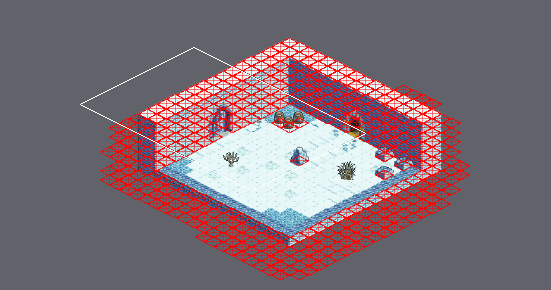
A Tiled map gets an edit: Final_Fantasy_Mystery_World/Game/assets/maps/Quest1_Enter.tmx. Above: a wide view before the commit, with the close-up outlined.
Close-up. Old version:
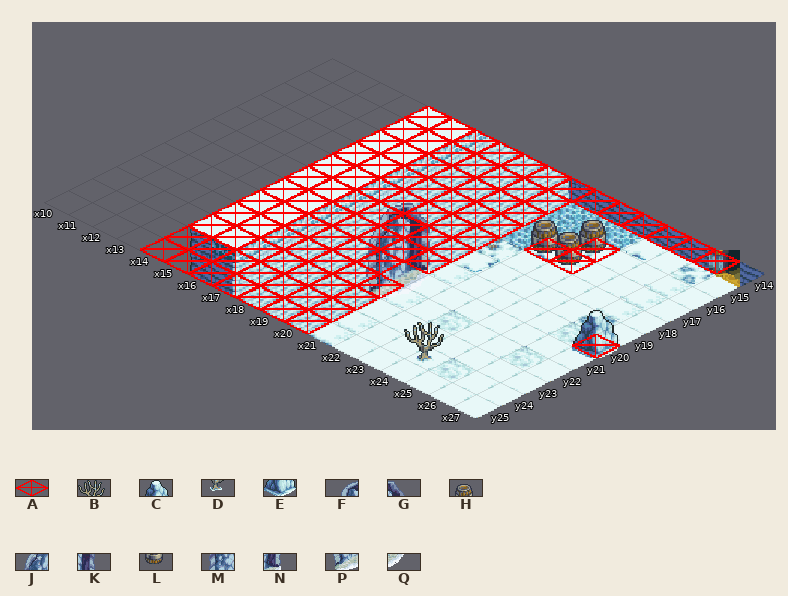
Cells are 32x16 px. Isometric: x runs down to the right, y down to the left. Shown: x 10..27, y 14..25. The commit also changed other parts of the map, which this record leaves out.
Key: from "ques1_tileset": A 6, B 189, C 190, D 210, E 211, F 228, G 229, H 231, J 249, K 250, L 252, M 270, N 271, P 291, Q 292.
_ is an empty cell.
Layers that did not change in this view are not listed.
Layer "Enviorment" before, first column x 10:
14 __________________
15 ____________H_____
16 ___________HHL____
17 ____________LL____
18 ________G_________
19 _______F_K______C_
20 ________J_N______E
21 _________M_Q______
22 __________P_______
23 _____________B____
24 ______________D___
25 __________________
Layer "Collider" before, first column x 10:
14 ____AAAAAAAAAAAAA_
15 ____AAAAAAA_______
16 ____AAAAAAA__A____
17 ____AAAAAAA_AA____
18 ____AAAAAAA_______
19 ____AAAAAAA_______
20 ____AAAAAAA______A
21 ____AAAAAA________
22 ____AAAAAAA_______
23 ____AAAAAAA_______
24 ____AAAAAAA_______
25 ____AAAAAAA_______
And afterwards:
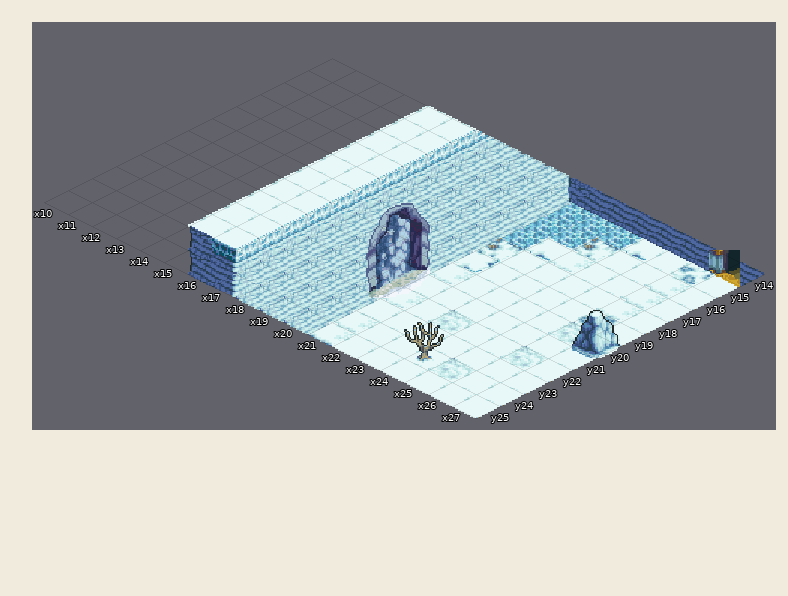
The edit:
Changed rows in their new state; . is an unchanged cell.
Layer "Enviorment":
first column x 21:
15 ._.
16 ___
17 .__
Layer "Collider" (now hidden):
first column x 14:
14 _____________.
15 _______.......
16 _______.._....
17 _______.__....
18 _______.......
19 _______.......
20 _______......_
21 ______........
22 _______.......
23 _______.......
24 _______.......
25 _______.......
Boxes around the changes in both close-ups, in picture pixels (x1, y1, x2, y2):
removed: (140, 106, 740, 334)
removed: (572, 334, 620, 358)
